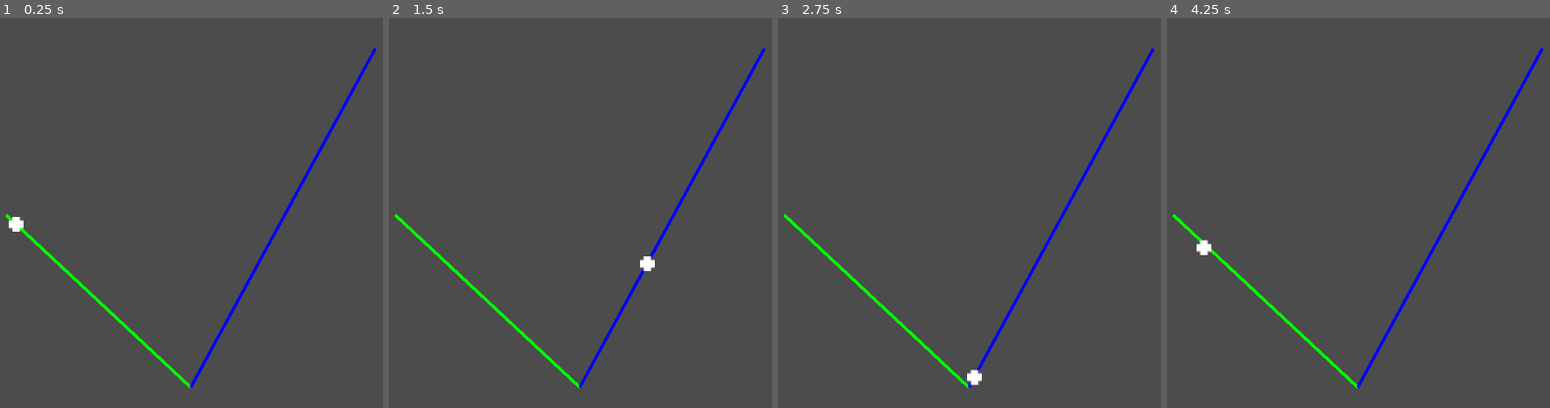
Above: before the commit, frames 1-4 (left to right).
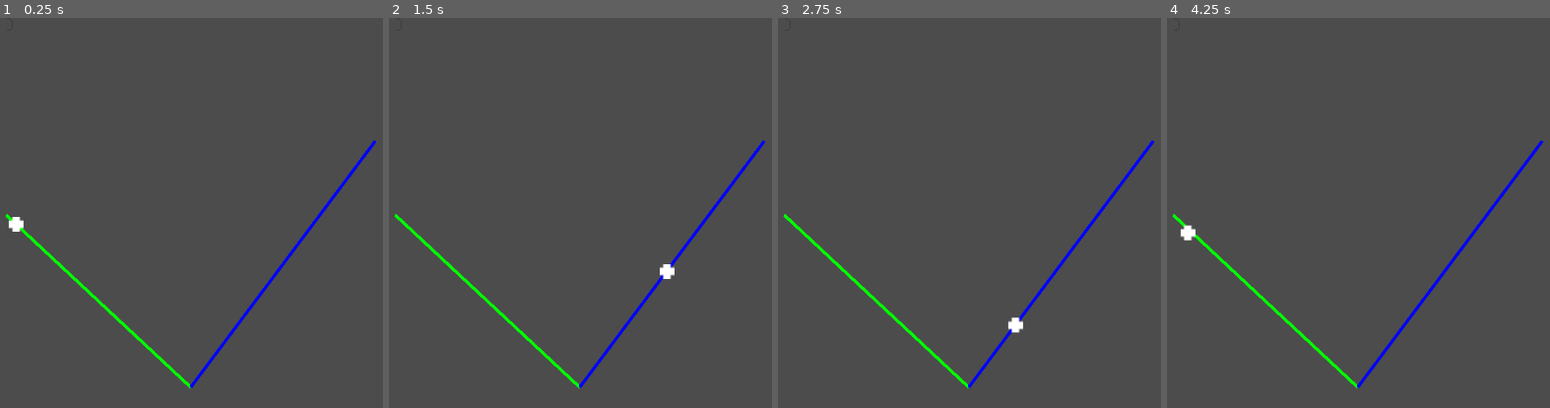
Above: after the commit, the same moments.

Repository: GalileoCap/GDT_CualqierCaida
Game: Godot game, scene res://Scenes/Main.tscn
The game is run twice, just before and just after one commit, with the same random seed, the same clock (stepped at 60 frames per second) and the same inputs.
Inputs:
- Up to frame 1 (0.25 s): no input
- Up to frame 2 (1.5 s): no input
- Up to frame 3 (2.75 s): no input
- Up to frame 4 (4.25 s): no input

The runs differ from the first frame. In frame 1, 1.6% of the frame differs, in the area x 49-99%, y 7-95%; in frame 2, 1.8%; in frame 3, 1.8%; in frame 4, 1.9%, in the area x 3-99%, y 7-95%.

Commit message:
Funciona calcular parametros del circulo con dos puntos y radio. Falta qe calcule los angulos para dibujarlo.

Diff:
--- a/Scenes/Linea.gd
+++ b/Scenes/Linea.gd
@@ -1,4 +1,37 @@
 extends Node2D
+
+func draw_circle_arc(center, radius, angle_from, angle_to, color):
+    var nb_points = 32
+    var points_arc = PoolVector2Array()
+
+    for i in range(nb_points+1):
+        var angle_point = deg2rad(angle_from + i * (angle_to-angle_from) / nb_points - 90)
+        points_arc.push_back(center + Vector2(cos(angle_point), sin(angle_point)) * radius)
+
+    for index_point in range(nb_points):
+        draw_line(points_arc[index_point], points_arc[index_point + 1], color)
+
+func dibujar_arco_ppr(x0, y0, x1, y1, r):
+	var b = -(x1-x0)/(y1-y0)
+	var c = (pow(x0, 2) + pow(x1, 2) - pow(y0, 2) + pow(y1, 2))/(2.0*(y1-y0))
+	printt("B y C:", b, c)
+
+	var aq = pow(b, 2) + 1.0
+	var bq = -2.0 * x0 + 2.0 * b * c - 2.0 * b * y0
+	var cq = pow(x0, 2) + pow(y0, 2) + pow(c, 2) - 2.0 * y0 * c - pow(r, 2)
+	var dq = pow(bq, 2) - 4.0 * aq * cq
+	printt("AQ, BQ, CQ, DQ:", aq, bq, cq, dq)
+
+	var xc1 = (-bq + sqrt(dq)) / (2.0*aq)
+	var xc2 = (-bq - sqrt(dq)) / (2.0*aq)
+	printt("Raices x:", xc1, xc2)
+
+	var yc1 = xc1 * b + c
+	var yc2 = xc2 * b + c
+	printt("Raices y:", yc1, yc2)
+	#Nos calculamos las raices para DOS circulos, panza p'arriba y panza p'abajo.
+
+	draw_circle_arc(Vector2(xc1, yc1), r, 0, 180, 100)
 
 func _draw():
 	var p = get_node("..")
@@ -10,3 +43,5 @@
 
 	draw_line(Vector2(x0 * p.escala, y0 * p.escala), Vector2(x1 * p.escala, y1 * p.escala), Color(0, 100, 0), 5)
 	draw_line(Vector2(p.x_rampa2 * p.escala, p.y_rampa2 * p.escala), Vector2(p.xf_rampa2 * p.escala, p.yf_rampa2 * p.escala), Color(0, 0, 100), 5)
+
+	dibujar_arco_ppr(1.0, 11.0, 11.0, 1.0, 10.0)
--- a/Scenes/Main.gd
+++ b/Scenes/Main.gd
@@ -5,7 +5,7 @@
 #La velocidad sobre la rampa es vr = velocidad_inicial + ar * t
 #La posicion sobre la rampa es xr = posicion_inicial + g * sin(alfa1) * 0.5 * t^2
 
-const escala = 100 #Un metro = 10 pixeles
+const escala = 100.0 #Un metro = 10 pixeles
 
 #Rampa1
 const x_rampa1 = 0.10 #Inicio rampa1
@@ -18,7 +18,7 @@
 const x_rampa2 = xf_rampa1 #Inicio rampa2
 const y_rampa2 = yf_rampa1
 const xf_rampa2 = 6.10
-const yf_rampa2 = 0.5
+const yf_rampa2 = 2.0
 var alfa2
 
 const g = 9.8 #Aceleracion hacia abajo
@@ -48,7 +48,7 @@
 	$Pelota.position.x += (dd * cos(alfa)) * escala #Transformo la posicion sobre la rampa1 en coordenadas
 	$Pelota.position.y += (dd * sin(alfa)) * escala
 	#A: Integre en la posicion el cambio qe produjo la aceleracion de esta rampa
-#	printt("R1:", $Pelota.position.x, $Pelota.position.y, ar, vr, t)
+	printt("R:", $Pelota.position.x, $Pelota.position.y, ar, vr, t)
 
 func _process(delta):
 	t += delta
